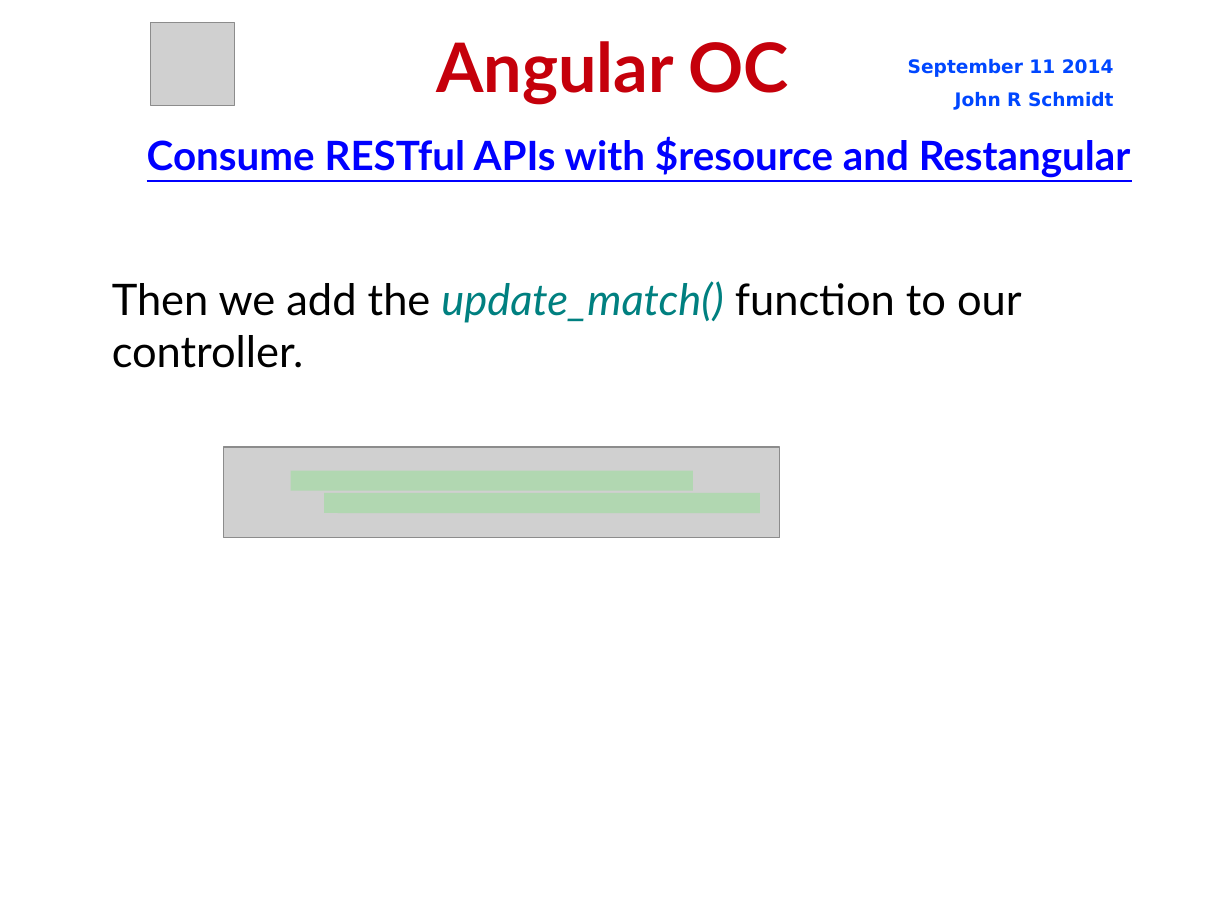
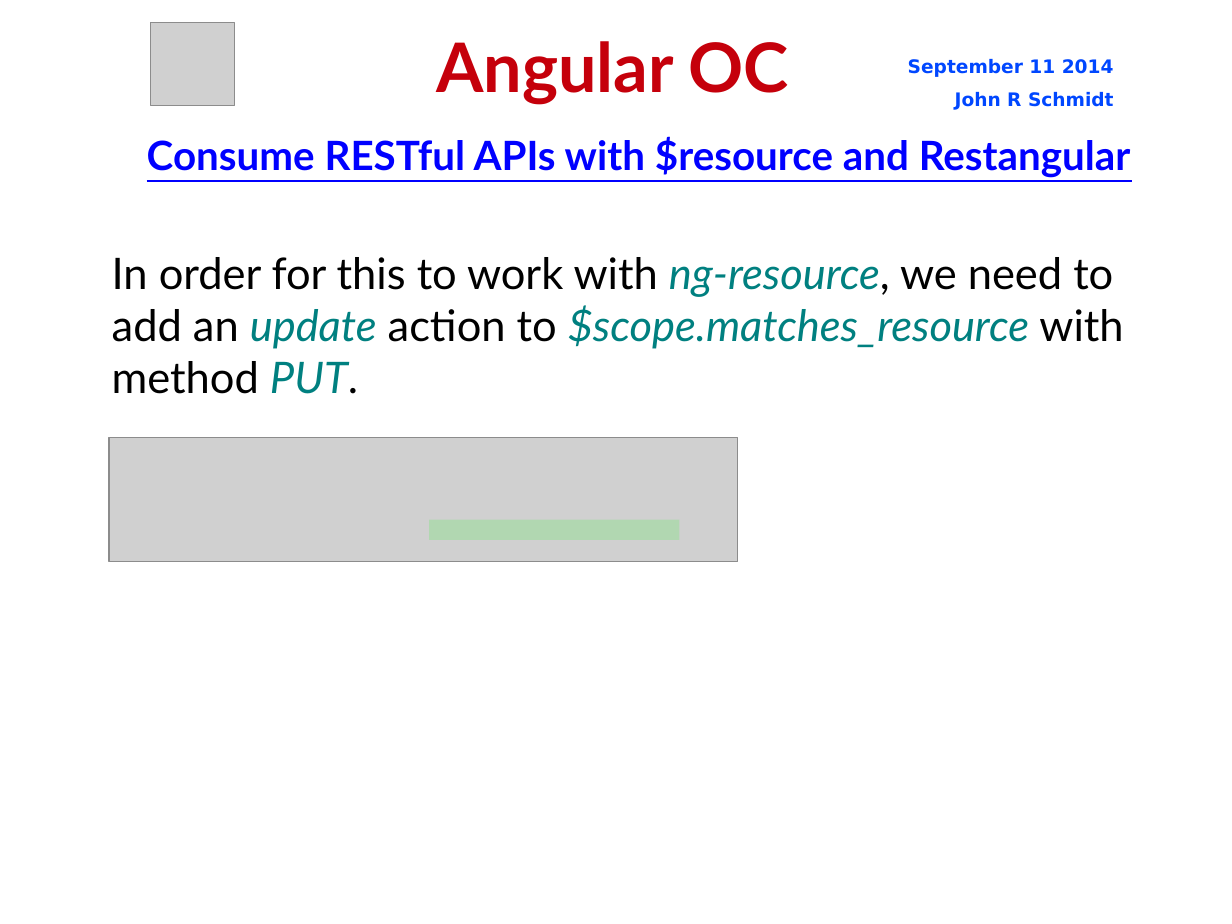
Before and after one commit to jrschmidt/fifa-angular-rest-demo, a slide deck: slide 47 of fifa.odp. Drawn at 1232x924 pixels with LibreOffice and Linux fonts; fonts in the diff are those of the drawing; grey boxes stand for pictures; background and template pictures are left out. Boxes give left, top, right and bottom in pixels: in the first picture for what was removed or moved away, otherwise in the second. Text is boxed around its words. In the diff, an @@ line names an element or a change of style, - is before the commit and + after.

```diff
--- a/fifa.odp
+++ b/fifa.odp
@@ text added at bbox=[112, 257, 1123, 394], 28 pt, text #000000 @@
+In order for this to work with ng-resource, we need to add an update action to $scope.matches_resource with method PUT.
@@ subtitle removed at bbox=[112, 281, 1022, 368] @@
-Then we add the update_match() function to our controller.
@@ picture: place and size @@
-picture at bbox=[224, 447, 780, 538]
+picture at bbox=[110, 437, 738, 561]
@@ line removed from (291, 481) to (693, 481) @@
@@ line moved from (324, 503) - (760, 503) to (429, 530) - (680, 530) @@
```
Also in this commit, not shown: 4 other slides changed, 4 other files.
